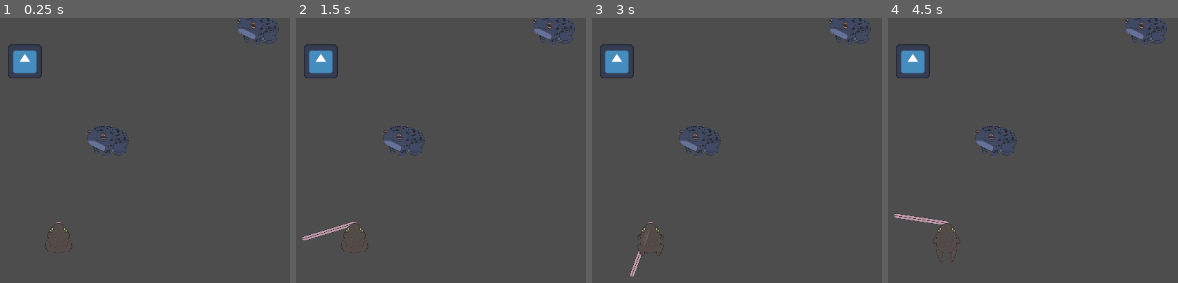
Above: before the commit, frames 1-4 (left to right).
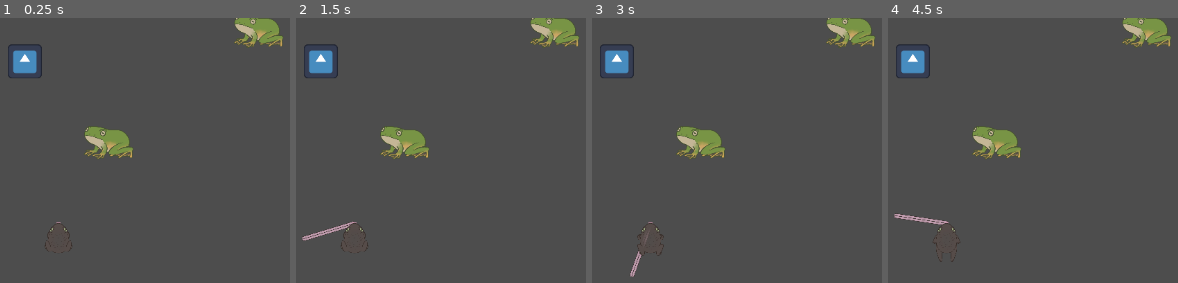
Above: after the commit, the same moments.

Repository: ygda-org/frog-jam
Game: Godot game, scene res://scenes/main.tscn
Two runs of this game, one before a commit and one after it. Both use one fixed random seed, a clock stepped at 60 frames per second and the inputs below. The engine's default icon, where the game draws it, is replaced by a stand-in: a white triangle on a blue panel in a dark square.
Inputs (mouse positions are in pixels of both pictures, inside the frame that each line leads up to):
- Up to frame 1 (0.25 s): no input
- Up to frame 2 (1.5 s): tap Enter at 0.5 s; move the mouse to (530, 219) at 0.52 s; click (530, 219) at 0.67 s; tap Space at 1.25 s; move the mouse to (outside the picture) at 1.27 s; click (outside the picture) at 1.42 s
- Up to frame 3 (3 s): tap Enter at 2 s; move the mouse to (731, 142) at 2.02 s; click (731, 142) at 2.17 s; tap Space at 2.75 s; move the mouse to (outside the picture) at 2.77 s; click (outside the picture) at 2.92 s
- Up to frame 4 (4.5 s): tap Enter at 3.5 s; move the mouse to (outside the picture) at 3.52 s; click (outside the picture) at 3.67 s; tap Space at 4.25 s; move the mouse to (outside the picture) at 4.27 s; click (outside the picture) at 4.42 s

The runs differ from the first frame. In frame 1, 2.8% of the frame differs, in the area x 28-98%, y 0-54%; in frame 2, 2.8%; in frame 3, 2.8%; in frame 4, 2.8%.

Commit message:
Dart froq

Diff:
--- /dev/null
+++ b/assets/resources/dart_frog.tres
@@ -0,0 +1,10 @@
+[gd_resource type="Resource" script_class="FrogData" load_steps=3 format=3 uid="uid://cyrf8v3je50vj"]
+
+[ext_resource type="Script" uid="uid://54ym1gykbbgq" path="res://scripts/frog_data.gd" id="1_4r4ig"]
+[ext_resource type="Texture2D" uid="uid://sfbqxc0mjs8x" path="res://assets/images/dart.PNG" id="2_ajkf1"]
+
+[resource]
+script = ExtResource("1_4r4ig")
+texture = ExtResource("2_ajkf1")
+powerup = 1
+metadata/_custom_type_script = "uid://54ym1gykbbgq"
--- a/assets/resources/slowfall_frog.tres
+++ b/assets/resources/slowfall_frog.tres
@@ -1,7 +1,7 @@
 [gd_resource type="Resource" script_class="FrogData" load_steps=3 format=3 uid="uid://bwfgmons2un3v"]
 
 [ext_resource type="Script" uid="uid://54ym1gykbbgq" path="res://scripts/frog_data.gd" id="1_xbfj2"]
-[ext_resource type="Texture2D" uid="uid://caijq8nq0tq0h" path="res://assets/images/frog1.png" id="2_1bajr"]
+[ext_resource type="Texture2D" uid="uid://crp6xdacbu1pv" path="res://assets/images/flying.PNG" id="2_1bajr"]
 
 [resource]
 script = ExtResource("1_xbfj2")
--- a/scenes/frog_bubble.tscn
+++ b/scenes/frog_bubble.tscn
@@ -1,7 +1,7 @@
 [gd_scene load_steps=4 format=3 uid="uid://c7qyjf71va1hr"]
 
 [ext_resource type="Script" uid="uid://cytlje5tgxifk" path="res://scripts/frog_bubble.gd" id="1_r2503"]
-[ext_resource type="Texture2D" uid="uid://caijq8nq0tq0h" path="res://assets/images/frog1.png" id="2_on66f"]
+[ext_resource type="Texture2D" uid="uid://crp6xdacbu1pv" path="res://assets/images/flying.PNG" id="2_r2503"]
 
 [sub_resource type="CircleShape2D" id="CircleShape2D_vmryt"]
 radius = 89.56
@@ -13,7 +13,7 @@
 
 [node name="Frog Sprite" type="Sprite2D" parent="."]
 scale = Vector2(0.36, 0.36)
-texture = ExtResource("2_on66f")
+texture = ExtResource("2_r2503")
 
 [node name="Bubble" type="Sprite2D" parent="."]
 
--- a/scripts/base_enemy.gd
+++ b/scripts/base_enemy.gd
@@ -16,3 +16,6 @@
 func _on_body_entered(body: Node):
 	if body is Player:
 		(body as Player).enemy_collision(self)
+
+func suicide():
+	call_deferred("queue_free")
--- a/scripts/frog_bubble.gd
+++ b/scripts/frog_bubble.gd
@@ -5,6 +5,7 @@
 
 func set_data(new_data: FrogData) -> void:
 	self.frog_data = new_data
+	$"Frog Sprite".texture = new_data.texture
 
 func _on_body_entered(body: Node2D) -> void:
 	(body as Player).collect_frog(frog_data)
--- a/scripts/frog_data.gd
+++ b/scripts/frog_data.gd
@@ -3,6 +3,7 @@
 
 enum Powerups {
 	Slowfall,
+	Dart,
 }
 
 @export var texture: Texture2D
--- a/scripts/player.gd
+++ b/scripts/player.gd
@@ -15,6 +15,8 @@
 @export var STOMACH: Stomach = null
 
 var chain_velocity := Vector2(0,0)
+
+var poisonous : bool = false
 
 func _ready() -> void:
 	self.powerup_timer.wait_time = self.powerup_time_length
@@ -63,13 +65,17 @@
 	position.y = min(0.0, position.y)
 
 func enemy_collision(enemy: Variant):
-	print("Player collided with: " + str(enemy))
+	if poisonous:
+		enemy.suicide()
+	else:
+		print("Player collided with: " + str(enemy))
 
 func collect_frog(frog_data: FrogData) -> void:
 	STOMACH.add_creature(frog_data.texture)
 
 	match frog_data.powerup:
 		FrogData.Powerups.Slowfall:
+			print("Slow fall attained!")
 			self.GRAVITY = self.MAX_GRAVITY / 2
 			self.powerup_timer.timeout.connect(func():
 				self.GRAVITY = self.MAX_GRAVITY
@@ -78,3 +84,11 @@
 			self.powerup_timer.one_shot = true
 			self.powerup_timer.start()
 			#print("slowfall activated")
+		FrogData.Powerups.Dart:
+			print("Poison attained!")
+			poisonous = true
+			self.powerup_timer.timeout.connect(func():
+				poisonous = false
+				)
+			self.powerup_timer.one_shot = true
+			self.powerup_timer.start()
Binary file added: assets/images/dart.PNG
Not shown, added: assets/images/dart.PNG.import
Binary file added: assets/images/flying.PNG
Not shown, added: assets/images/flying.PNG.import
Binary file added: assets/images/wood.PNG
Not shown, added: assets/images/wood.PNG.import
